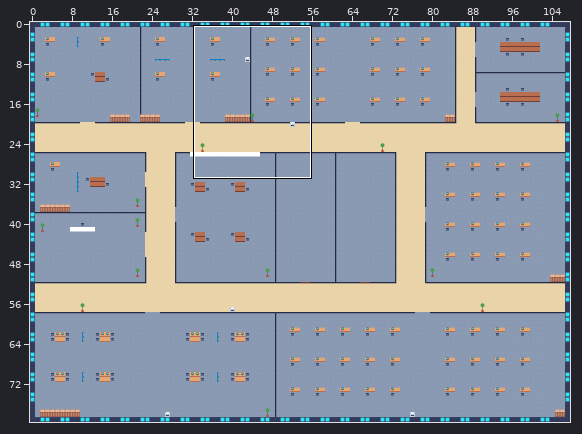
Tiled map (JSON), stored at public/maps/floor.tmj. Above: a wide view before the commit, with the close-up outlined.
Close-up. Earlier state:
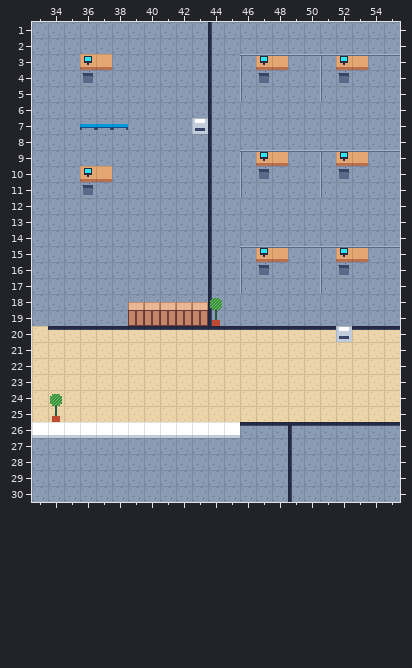
Cells are 16x16 px. Shown: x 33..55, y 1..30. The commit also changed other parts of the map, which this record leaves out.
The result:
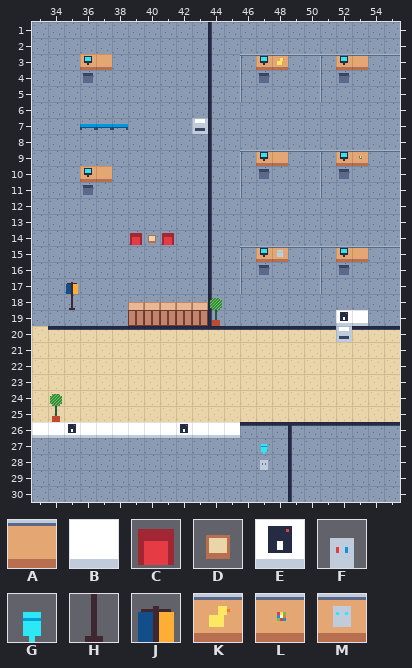
Key: from "placeholder": A 18, B 26, C 32, D 33, E 35, F 36, G 37, H 38, J 39, K 44, L 46, M 47.
_ is an empty cell.
Edits made:
Layer "detail":
y 3: x 48 A -> K
y 9: x 53 A -> L
y 14: x 39..41 ___ -> CDC
y 15: x 48 A -> M
y 18: x 35 _ -> H
y 19: x 52..53 __ -> EB
y 26: x 35 B -> E; x 42 B -> E
y 28: x 47 _ -> F
Layer "above":
y 17: x 35 _ -> J
y 27: x 47 _ -> G
